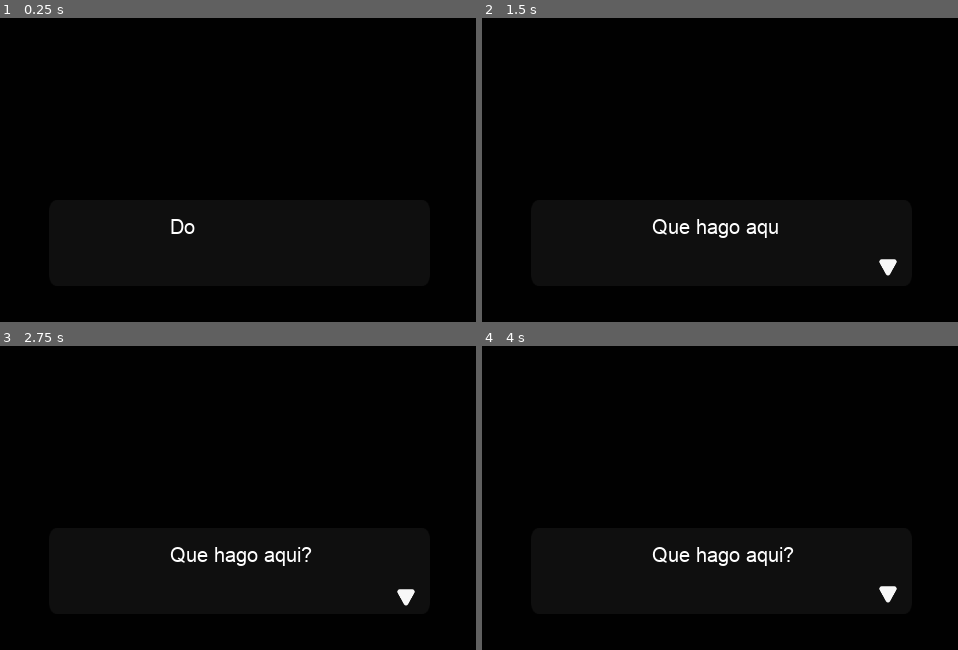
Above: before the commit, frames 1-4 (two rows, left to right).
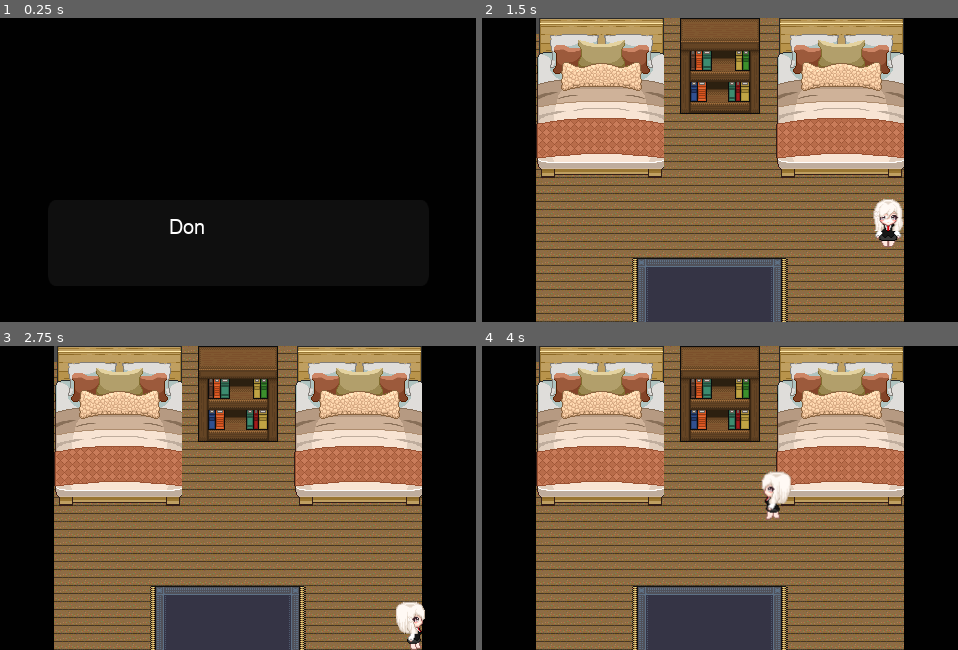
Above: after the commit, the same moments.

Repository: CesarRawr/Game
Game: Godot game, scene res://src/scenes/scene1.tscn
Same seed, same stepped clock (60 frames per second), same inputs: the game is played once before the commit and once after it.
Inputs:
- Up to frame 1 (0.25 s): no input
- Up to frame 2 (1.5 s): tap Enter (ui_accept) at 0.5, 0.6, 0.77, 1.07, 1.35 s; hold Right (ui_right) 0.53-1.28 s; hold Down (ui_down) from 1.28 s (still down)
- Up to frame 3 (2.75 s): tap Enter (ui_accept) at 1.52, 1.82, 2.1 s; release Down (ui_down) at 2.03 s; hold Right (ui_right) from 2.03 s (still down)
- Up to frame 4 (4 s): release Right (ui_right) at 2.78 s; hold Up (ui_up) 2.78-3.53 s; tap Enter (ui_accept) at 2.85, 3.02, 3.32, 3.6, 3.77 s; hold Left (ui_left) from 3.53 s (still down)

The runs differ from the first frame. In frame 1, 0.2% of the frame differs, in the area x 35-43%, y 66-72%; in frame 2, 76%; in frame 3, 76%, in the area x 11-90%, y 0-100%; in frame 4, 76%.
Error before the commit: Invalid get index 'texture' (on base: 'null instance'). (res://src/scripts/Control.gd:31)

Commit message:
Fixing errors

Diff:
--- a/src/scenes/Dialogo.tscn
+++ b/src/scenes/Dialogo.tscn
@@ -3,7 +3,7 @@
 [ext_resource path="res://src/controls/dialog_img_1.svg" type="Texture" id=1]
 [ext_resource path="res://src/fonts/ArialCE.ttf" type="DynamicFontData" id=2]
 [ext_resource path="res://src/controls/next_dialog_indicator_1.svg" type="Texture" id=3]
-[ext_resource path="res://src/scripts/Control.gd" type="Script" id=4]
+[ext_resource path="res://src/scripts/ControlOG.gd" type="Script" id=4]
 
 [sub_resource type="DynamicFont" id=1]
 size = 20
@@ -52,8 +52,6 @@
 "_edit_group_": true,
 "_edit_use_anchors_": false
 }
-msg = [ "¿Donde estoy?", "¿Que hago aqui?" ]
-scene = "scene2"
 
 [node name="Box" type="TextureRect" parent="Control"]
 light_mask = 2
--- a/src/scenes/normal_dialog.tscn
+++ b/src/scenes/normal_dialog.tscn
@@ -3,7 +3,7 @@
 [ext_resource path="res://src/controls/dialog_img_2.svg" type="Texture" id=1]
 [ext_resource path="res://src/fonts/ArialCE.ttf" type="DynamicFontData" id=2]
 [ext_resource path="res://src/controls/next_dialog_indicator_2.svg" type="Texture" id=3]
-[ext_resource path="res://src/scripts/Control.gd" type="Script" id=4]
+[ext_resource path="res://src/scripts/ControlOG.gd" type="Script" id=4]
 [ext_resource path="res://src/controls/icons/icon_b.svg" type="Texture" id=5]
 
 [sub_resource type="DynamicFont" id=1]
--- a/src/scenes/scene1.tscn
+++ b/src/scenes/scene1.tscn
@@ -1,7 +1,10 @@
-[gd_scene load_steps=4 format=2]
+[gd_scene load_steps=9 format=2]
 
 [ext_resource path="res://src/maps/initial_room/tiles/aereos-tileset.png" type="Texture" id=1]
-[ext_resource path="res://src/scenes/Dialogo.tscn" type="PackedScene" id=2]
+[ext_resource path="res://src/fonts/ArialCE.ttf" type="DynamicFontData" id=2]
+[ext_resource path="res://src/scripts/ControlOG.gd" type="Script" id=3]
+[ext_resource path="res://src/controls/next_dialog_indicator_1.svg" type="Texture" id=4]
+[ext_resource path="res://src/controls/dialog_img_1.svg" type="Texture" id=5]
 
 [sub_resource type="TileSet" id=1]
 0/name = "aereos-tileset.png 0"
@@ -19,6 +22,29 @@
 0/shapes = [  ]
 0/z_index = 0
 
+[sub_resource type="DynamicFont" id=2]
+size = 20
+use_filter = true
+font_data = ExtResource( 2 )
+
+[sub_resource type="Animation" id=3]
+resource_name = "waiting"
+length = 0.8
+loop = true
+step = 1.0
+tracks/0/type = "value"
+tracks/0/path = NodePath(".:rect_position")
+tracks/0/interp = 2
+tracks/0/loop_wrap = true
+tracks/0/imported = false
+tracks/0/enabled = true
+tracks/0/keys = {
+"times": PoolRealArray( 0, 0.5 ),
+"transitions": PoolRealArray( 1, 1 ),
+"update": 0,
+"values": [ Vector2( 345, 52 ), Vector2( 345, 56 ) ]
+}
+
 [node name="Node" type="Node"]
 
 [node name="TileMap" type="TileMap" parent="."]
@@ -27,4 +53,71 @@
 format = 1
 tile_data = PoolIntArray( 0, 0, 0, 1, 0, 0, 2, 0, 0, 3, 0, 0, 4, 0, 0, 5, 0, 0, 6, 0, 0, 7, 0, 0, 8, 0, 0, 9, 0, 0, 10, …(12833 unchanged characters)…
 
-[node name="dialogo" parent="." instance=ExtResource( 2 )]
+[node name="Control" type="Control" parent="."]
+show_behind_parent = true
+anchor_left = 0.5
+anchor_top = 1.0
+anchor_right = 0.5
+anchor_bottom = 1.0
+margin_left = -190.5
+margin_top = -122.0
+margin_right = 190.5
+margin_bottom = -36.0
+script = ExtResource( 3 )
+__meta__ = {
+"_edit_group_": true,
+"_edit_use_anchors_": false
+}
+msg = [ "Donde estoy", "Que hago aqui" ]
+scene = "scene2"
+
+[node name="Box" type="TextureRect" parent="Control"]
+light_mask = 2
+anchor_right = 1.0
+anchor_bottom = 1.0
+texture = ExtResource( 5 )
+expand = true
+stretch_mode = 1
+__meta__ = {
+"_edit_use_anchors_": false
+}
+
+[node name="Text" type="RichTextLabel" parent="Control"]
+anchor_right = 1.0
+anchor_bottom = 1.0
+margin_left = 121.0
+margin_top = 15.0
+margin_right = -15.0
+margin_bottom = -15.0
+custom_fonts/normal_font = SubResource( 2 )
+bbcode_enabled = true
+bbcode_text = "Texto de Prueba"
+text = "Texto de Prueba"
+__meta__ = {
+"_edit_use_anchors_": false
+}
+
+[node name="Tween" type="Tween" parent="Control"]
+
+[node name="Next" type="TextureRect" parent="Control"]
+visible = false
+anchor_left = 1.0
+anchor_top = 1.0
+anchor_right = 1.0
+anchor_bottom = 1.0
+margin_left = -36.0
+margin_top = -31.1371
+margin_right = -12.0
+margin_bottom = -6.13872
+texture = ExtResource( 4 )
+expand = true
+stretch_mode = 1
+__meta__ = {
+"_edit_use_anchors_": false
+}
+
+[node name="AnimationPlayer" type="AnimationPlayer" parent="Control/Next"]
+autoplay = "waiting"
+anims/waiting = SubResource( 3 )
+
+[connection signal="tween_completed" from="Control/Tween" to="Control" method="_on_Tween_tween_completed"]
--- a/src/scenes/scene3-1.tscn
+++ b/src/scenes/scene3-1.tscn
@@ -7,7 +7,7 @@
 [ext_resource path="res://src/fonts/ArialCE.ttf" type="DynamicFontData" id=5]
 [ext_resource path="res://src/scenes/characters/brother_right.tscn" type="PackedScene" id=6]
 [ext_resource path="res://src/scenes/characters/dad_left.tscn" type="PackedScene" id=7]
-[ext_resource path="res://src/scripts/Control.gd" type="Script" id=8]
+[ext_resource path="res://src/scripts/ControlOG.gd" type="Script" id=8]
 [ext_resource path="res://src/controls/dialog_img_2.svg" type="Texture" id=9]
 [ext_resource path="res://src/controls/next_dialog_indicator_2.svg" type="Texture" id=10]
 [ext_resource path="res://src/controls/icons/icon_b.svg" type="Texture" id=11]
@@ -78,7 +78,7 @@
 "_edit_group_": true,
 "_edit_use_anchors_": false
 }
-msg = [ "Muy bien", "Que clase de aventuras los esperan hoy" ]
+msg = [ "Bien, que clase de aventuras les esperan hoy" ]
 scene = "scene3-2"
 
 [node name="icon" type="TextureRect" parent="Control"]
--- a/src/scenes/scene3-2.tscn
+++ b/src/scenes/scene3-2.tscn
@@ -7,7 +7,7 @@
 [ext_resource path="res://src/fonts/ArialCE.ttf" type="DynamicFontData" id=5]
 [ext_resource path="res://src/scenes/characters/brother_right.tscn" type="PackedScene" id=6]
 [ext_resource path="res://src/scenes/characters/dad_left.tscn" type="PackedScene" id=7]
-[ext_resource path="res://src/scripts/Control.gd" type="Script" id=8]
+[ext_resource path="res://src/scripts/ControlOG.gd" type="Script" id=8]
 [ext_resource path="res://src/controls/dialog_img_2.svg" type="Texture" id=9]
 [ext_resource path="res://src/controls/next_dialog_indicator_2.svg" type="Texture" id=10]
 [ext_resource path="res://src/controls/icons/icon_b.svg" type="Texture" id=11]
@@ -79,7 +79,7 @@
 "_edit_group_": true,
 "_edit_use_anchors_": false
 }
-msg = [ "Mami, hoy aprenderemos sobre las tortugas en la escuela." ]
+msg = [ "Mami, hoy aprenderemos sobre las tortugas en la escuela. " ]
 scene = "scene3-3"
 
 [node name="icon" type="TextureRect" parent="Control"]
--- a/src/scenes/scene3-3.tscn
+++ b/src/scenes/scene3-3.tscn
@@ -7,7 +7,7 @@
 [ext_resource path="res://src/fonts/ArialCE.ttf" type="DynamicFontData" id=5]
 [ext_resource path="res://src/scenes/characters/brother_right.tscn" type="PackedScene" id=6]
 [ext_resource path="res://src/scenes/characters/dad_left.tscn" type="PackedScene" id=7]
-[ext_resource path="res://src/scripts/Control.gd" type="Script" id=8]
+[ext_resource path="res://src/scripts/ControlOG.gd" type="Script" id=8]
 [ext_resource path="res://src/controls/dialog_img_2.svg" type="Texture" id=9]
 [ext_resource path="res://src/controls/next_dialog_indicator_2.svg" type="Texture" id=10]
 [ext_resource path="res://src/controls/icons/icon_b.svg" type="Texture" id=11]
--- a/src/scenes/scene3-4.tscn
+++ b/src/scenes/scene3-4.tscn
@@ -7,7 +7,7 @@
 [ext_resource path="res://src/fonts/ArialCE.ttf" type="DynamicFontData" id=5]
 [ext_resource path="res://src/scenes/characters/brother_right.tscn" type="PackedScene" id=6]
 [ext_resource path="res://src/scenes/characters/dad_left.tscn" type="PackedScene" id=7]
-[ext_resource path="res://src/scripts/Control.gd" type="Script" id=8]
+[ext_resource path="res://src/scripts/ControlOG.gd" type="Script" id=8]
 [ext_resource path="res://src/controls/dialog_img_2.svg" type="Texture" id=9]
 [ext_resource path="res://src/controls/next_dialog_indicator_2.svg" type="Texture" id=10]
 [ext_resource path="res://src/controls/icons/icon_b.svg" type="Texture" id=11]
--- a/src/scenes/scene3-5.tscn
+++ b/src/scenes/scene3-5.tscn
@@ -7,7 +7,7 @@
 [ext_resource path="res://src/fonts/ArialCE.ttf" type="DynamicFontData" id=5]
 [ext_resource path="res://src/scenes/characters/brother_right.tscn" type="PackedScene" id=6]
 [ext_resource path="res://src/scenes/characters/dad_left.tscn" type="PackedScene" id=7]
-[ext_resource path="res://src/scripts/Control.gd" type="Script" id=8]
+[ext_resource path="res://src/scripts/ControlOG.gd" type="Script" id=8]
 [ext_resource path="res://src/controls/dialog_img_2.svg" type="Texture" id=9]
 [ext_resource path="res://src/controls/next_dialog_indicator_2.svg" type="Texture" id=10]
 [ext_resource path="res://src/controls/icons/icon_b.svg" type="Texture" id=11]
@@ -79,7 +79,7 @@
 "_edit_group_": true,
 "_edit_use_anchors_": false
 }
-msg = [ "Solo no llegues muy noche", "Trabajar demasiado es malo para la salud. " ]
+msg = [ "Solo no llegues muy noche,", "Trabajar demasiado es malo para la salud. " ]
 scene = "scene3-6"
 
 [node name="icon" type="TextureRect" parent="Control"]
--- a/src/scenes/scene3-6.tscn
+++ b/src/scenes/scene3-6.tscn
@@ -7,7 +7,7 @@
 [ext_resource path="res://src/fonts/ArialCE.ttf" type="DynamicFontData" id=5]
 [ext_resource path="res://src/scenes/characters/brother_right.tscn" type="PackedScene" id=6]
 [ext_resource path="res://src/scenes/characters/dad_left.tscn" type="PackedScene" id=7]
-[ext_resource path="res://src/scripts/Control.gd" type="Script" id=8]
+[ext_resource path="res://src/scripts/ControlOG.gd" type="Script" id=8]
 [ext_resource path="res://src/controls/dialog_img_2.svg" type="Texture" id=9]
 [ext_resource path="res://src/controls/next_dialog_indicator_2.svg" type="Texture" id=10]
 [ext_resource path="res://src/controls/icons/icon_b.svg" type="Texture" id=11]
--- a/src/scenes/scene3-7.tscn
+++ b/src/scenes/scene3-7.tscn
@@ -7,7 +7,7 @@
 [ext_resource path="res://src/fonts/ArialCE.ttf" type="DynamicFontData" id=5]
 [ext_resource path="res://src/scenes/characters/brother_right.tscn" type="PackedScene" id=6]
 [ext_resource path="res://src/scenes/characters/dad_left.tscn" type="PackedScene" id=7]
-[ext_resource path="res://src/scripts/Control.gd" type="Script" id=8]
+[ext_resource path="res://src/scripts/ControlOG.gd" type="Script" id=8]
 [ext_resource path="res://src/controls/dialog_img_2.svg" type="Texture" id=9]
 [ext_resource path="res://src/controls/next_dialog_indicator_2.svg" type="Texture" id=10]
 [ext_resource path="res://src/controls/icons/icon_b.svg" type="Texture" id=11]
@@ -75,7 +75,7 @@
 "_edit_group_": true,
 "_edit_use_anchors_": false
 }
-msg = [ "Siii ya llegó el autobús." ]
+msg = [ "Siii ya llegó el autobús" ]
 scene = "scene3-8"
 
 [node name="icon" type="TextureRect" parent="Control"]
--- a/src/scenes/scene3-8.tscn
+++ b/src/scenes/scene3-8.tscn
@@ -7,7 +7,7 @@
 [ext_resource path="res://src/fonts/ArialCE.ttf" type="DynamicFontData" id=5]
 [ext_resource path="res://src/scenes/characters/brother_right.tscn" type="PackedScene" id=6]
 [ext_resource path="res://src/scenes/characters/dad_left.tscn" type="PackedScene" id=7]
-[ext_resource path="res://src/scripts/Control.gd" type="Script" id=8]
+[ext_resource path="res://src/scripts/ControlOG.gd" type="Script" id=8]
 [ext_resource path="res://src/controls/dialog_img_2.svg" type="Texture" id=9]
 [ext_resource path="res://src/controls/next_dialog_indicator_2.svg" type="Texture" id=10]
 [ext_resource path="res://src/controls/icons/icon_b.svg" type="Texture" id=11]
@@ -75,7 +75,7 @@
 "_edit_group_": true,
 "_edit_use_anchors_": false
 }
-msg = [ "Rápido, corran antes de que se les haga tarde" ]
+msg = [ "Rápido, corran antes de que se les haga tarde " ]
 scene = "scene3-9"
 
 [node name="icon" type="TextureRect" parent="Control"]
--- a/src/scenes/scene4.tscn
+++ b/src/scenes/scene4.tscn
@@ -31,7 +31,7 @@
 
 [node name="Next" type="Area2D" parent="."]
 script = ExtResource( 3 )
-scene = "scene5"
+scene = "scene5-1"
 
 [node name="CollisionShape2D" type="CollisionShape2D" parent="Next"]
 position = Vector2( 10, 198 )
--- a/src/scenes/scene5-1.tscn
+++ b/src/scenes/scene5-1.tscn
@@ -8,24 +8,24 @@
 [ext_resource path="res://src/controls/icons/teacher-icon.png" type="Texture" id=6]
 [ext_resource path="res://src/characters/teacher/teacher.png" type="Texture" id=7]
 [ext_resource path="res://src/controls/dialog_img_2.svg" type="Texture" id=8]
-[ext_resource path="res://src/scripts/Control.gd" type="Script" id=9]
+[ext_resource path="res://src/scripts/ControlOG.gd" type="Script" id=9]
 [ext_resource path="res://src/portal1.gd" type="Script" id=10]
 
-[sub_resource type="RectangleShape2D" id=7]
+[sub_resource type="RectangleShape2D" id=1]
 extents = Vector2( 3.524, 36.776 )
 
-[sub_resource type="RectangleShape2D" id=8]
+[sub_resource type="RectangleShape2D" id=2]
 extents = Vector2( 4.52399, 34.776 )
 
-[sub_resource type="CapsuleShape2D" id=9]
+[sub_resource type="CapsuleShape2D" id=3]
 radius = 15.8413
 
-[sub_resource type="DynamicFont" id=6]
+[sub_resource type="DynamicFont" id=4]
 size = 20
 use_filter = true
 font_data = ExtResource( 1 )
 
-[sub_resource type="Animation" id=10]
+[sub_resource type="Animation" id=5]
 length = 0.8
 loop = true
 step = 1.0
@@ -96,7 +96,7 @@
 "_edit_group_": true,
 "_edit_use_anchors_": false
 }
-msg = [ "Bien chicos, hoy les mostrare acerca de las tortugas" ]
+msg = [ "Bien niños, hoy les enseñaré acerca de las tortugas " ]
 scene = "scene5-2"
 
 [node name="icon" type="TextureRect" parent="Control"]
--- a/src/scenes/scene5-2.tscn
+++ b/src/scenes/scene5-2.tscn
@@ -9,7 +9,7 @@
 [ext_resource path="res://src/characters/main character/tile009.png" type="Texture" id=7]
 [ext_resource path="res://src/controls/icons/bro_icon.png" type="Texture" id=8]
 [ext_resource path="res://src/controls/dialog_img_2.svg" type="Texture" id=9]
-[ext_resource path="res://src/scripts/Control.gd" type="Script" id=10]
+[ext_resource path="res://src/scripts/ControlOG.gd" type="Script" id=10]
 
 [sub_resource type="RectangleShape2D" id=1]
 extents = Vector2( 3.524, 36.776 )
--- /dev/null
+++ b/src/scripts/ControlOG.gd
@@ -0,0 +1,37 @@
+extends Control
+
+export var msg = [""]
+export var scene = ""
+
+var dialog_index = 0
+var finished = false
+var text_speed = 0.07
+
+func _ready():
+	$Text.bbcode_text = ''
+	load_dialog()
+
+func _process(delta):
+	$Next.visible = finished
+	if Input.is_action_just_pressed("ui_accept"):
+		load_dialog()
+
+func load_dialog():
+	if dialog_index < msg.size():
+		finished = false
+		$Text.bbcode_text = msg[dialog_index]
+		$Text.percent_visible = 0
+		var tween_duration = text_speed * msg[dialog_index].length()
+		$Tween.interpolate_property(
+			$Text, "percent_visible", 0, 1, tween_duration,
+			Tween.TRANS_LINEAR, Tween.EASE_IN_OUT
+		)
+		$Tween.start()
+	else:
+		queue_free()
+		get_tree().change_scene("res://src/scenes/" + scene + ".tscn")
+	dialog_index +=1
+
+
+func _on_Tween_tween_completed(object, key):
+	finished = true
Not shown: 4 places in src/scenes/scene5-1.tscn that only renumber resources
